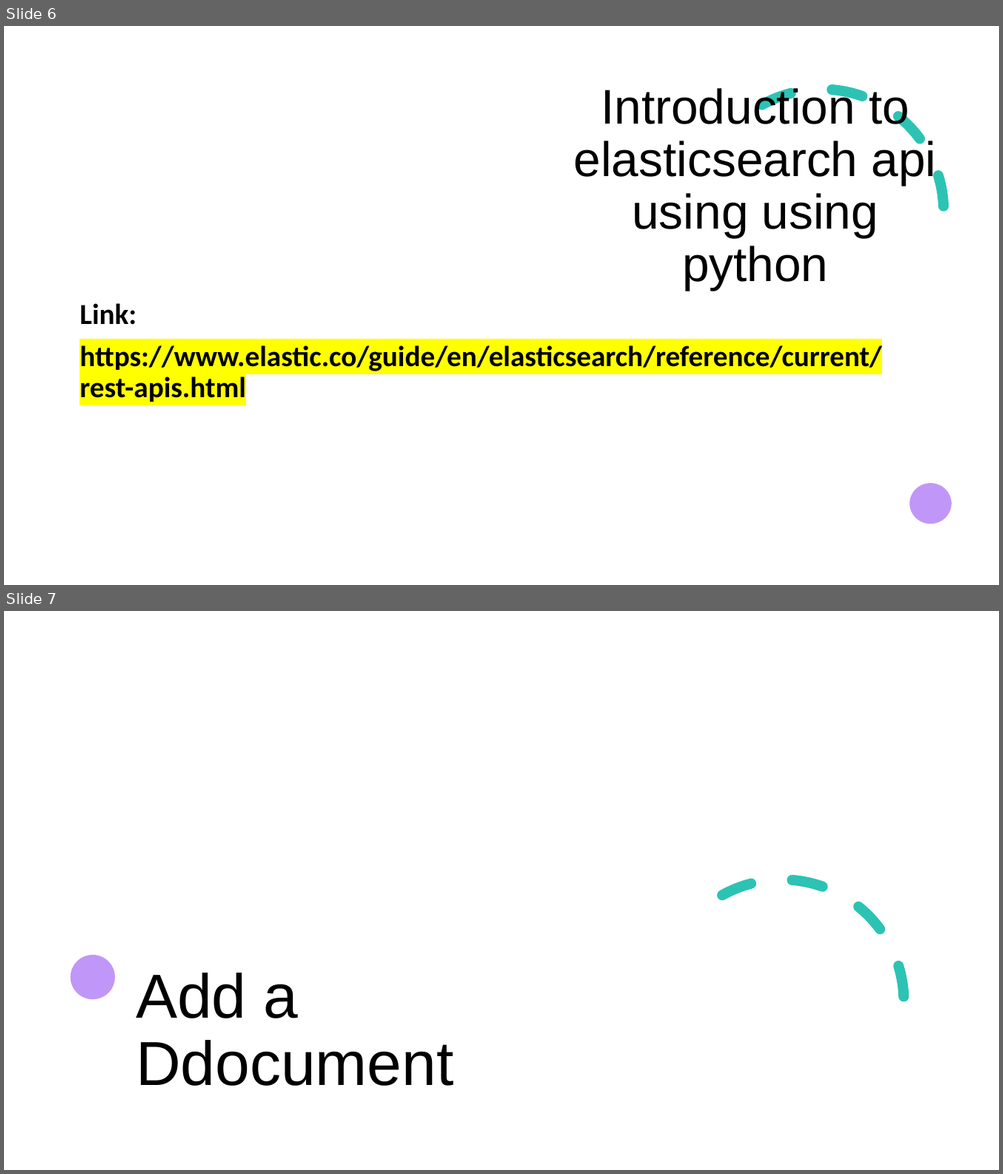
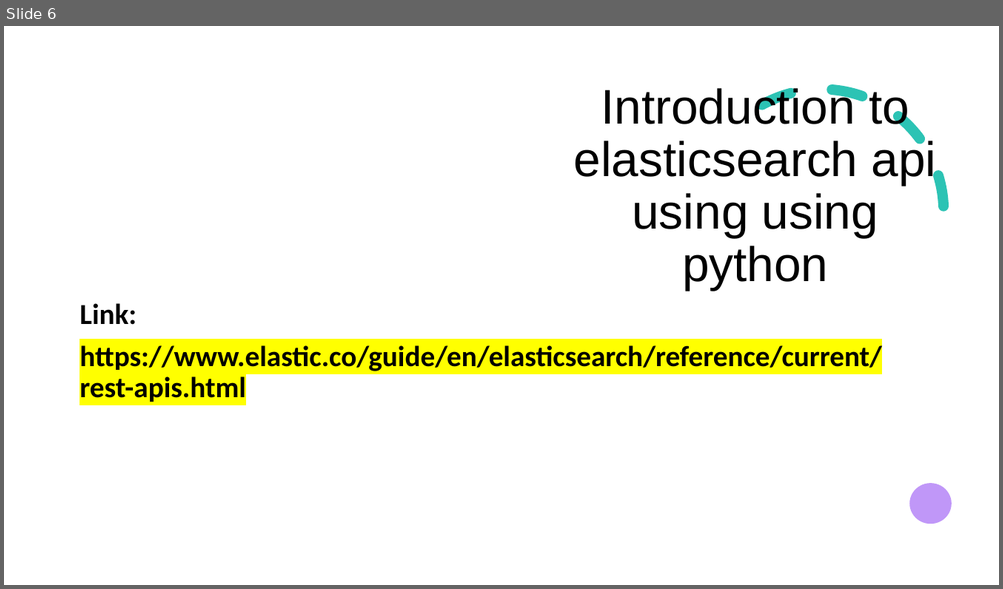
Before and after one commit to ronidas39/elkpython, a slide deck: Tutorial8/tutorial8.pptx. Shown one above the other, each under a label of ours: slides 6 and 7 before the commit, slide 6 after it. The pictures are 1003x1174 and 1003x589 pixels, drawn with LibreOffice and Linux fonts; fonts in the diff are those of the drawing. Boxes give left, top, right and bottom in pixels: in the first picture for what was removed or moved away, otherwise in the second. Text is boxed around its words. In the diff, an @@ line names an element or a change of style, - is before the commit and + after.

```diff
--- a/Tutorial8/tutorial8.pptx
+++ b/Tutorial8/tutorial8.pptx
@@ slide 7 removed at box(4, 611, 999, 1170), background #FFFFFF; not listed: 2 template elements that a slide beside it also shows @@
@@ rectangle removed at box(4, 611, 999, 1170) @@
@@ freeform shape removed at box(836, 611, 929, 649) @@
@@ arc (boxed as its full ellipse) removed at box(660, 880, 904, 1124) @@
@@ ellipse removed at box(71, 955, 115, 999) @@
@@ title removed at box(136, 973, 453, 1086) @@
-Add a Ddocument
```
Also in this commit, not shown: 1 slide changed, 1 slide added, 4 other files.
